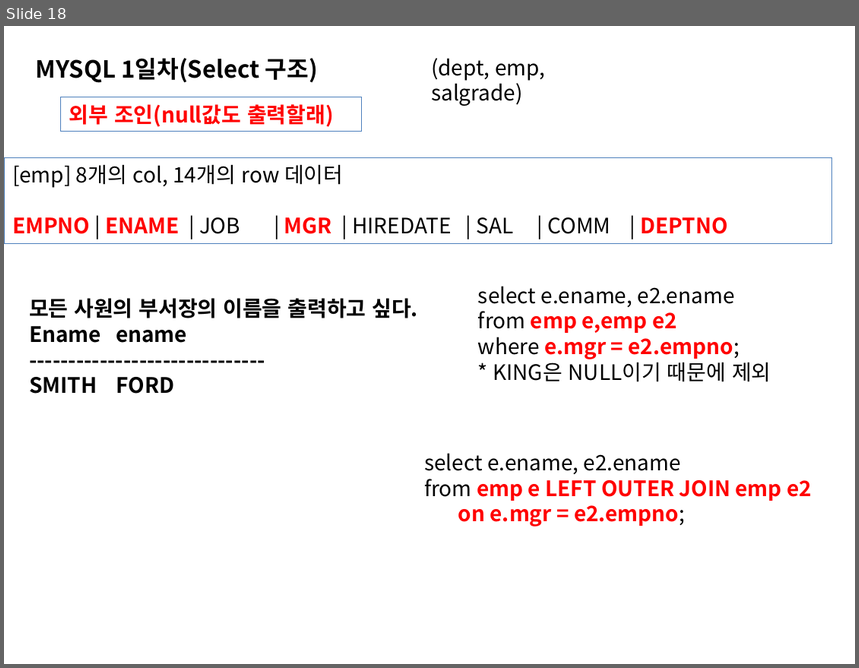
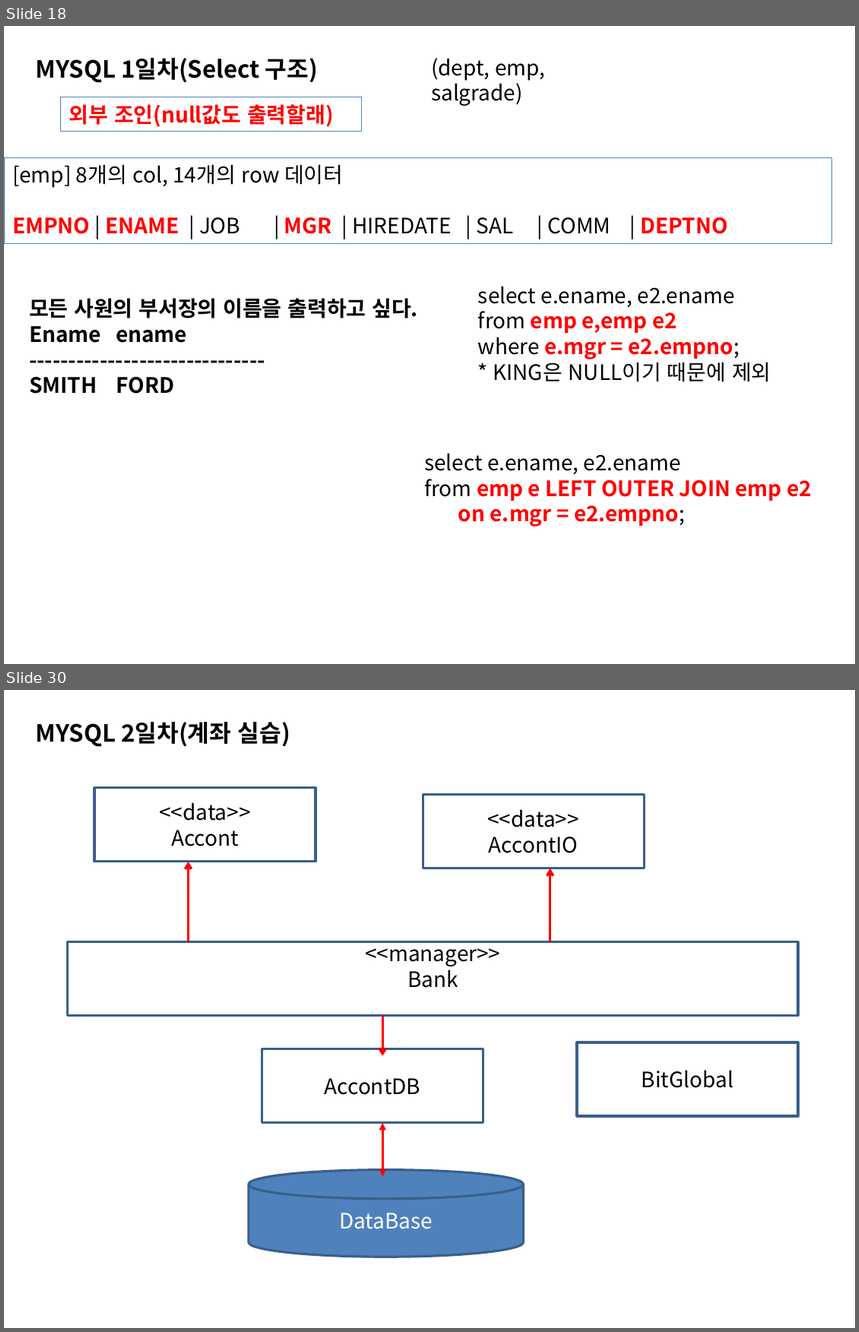
Before and after one commit to sing2song/TILDataBase, a slide deck: MYSQL.pptx. Shown one above the other, each under a label of ours: slide 18 before the commit, slides 18 and 30 after it; the slides between them are not shown. The pictures are 859x668 and 859x1332 pixels, drawn with LibreOffice and Linux fonts; fonts in the diff are those of the drawing. Boxes give left, top, right and bottom in pixels: in the first picture for what was removed or moved away, otherwise in the second. Text is boxed around its words. In the diff, an @@ line names an element or a change of style, - is before the commit and + after.

```diff
--- a/MYSQL.pptx
+++ b/MYSQL.pptx
@@ slide 30 added at [4, 690, 855, 1328], background #FFFFFF @@
@@ text added at [36, 722, 291, 747], 20 pt, text #000000, bold @@
+MYSQL 2일차(계좌 실습)
@@ rectangle added at [94, 788, 316, 862], fill #FFFFFF, outline #3A5F8C 2 pt, 18 pt, text #000000 @@
+<<data>>
+Accont
@@ rectangle added at [423, 795, 644, 869], fill #FFFFFF, outline #3A5F8C 2 pt, 18 pt, text #000000 @@
+<<data>>
+AccontIO
@@ arrow added from (189, 942) to (189, 862), #FF0000 2 pt @@
@@ arrow added from (550, 942) to (550, 869), #FF0000 2 pt @@
@@ rectangle added at [68, 942, 798, 1016], fill #FFFFFF, outline #3A5F8C 2 pt, 18 pt, text #000000 @@
+<<manager>>
+Bank
@@ arrow added from (382, 1016) to (382, 1056), #FF0000 2 pt @@
@@ rectangle added at [262, 1049, 484, 1123], fill #FFFFFF, outline #3A5F8C 2 pt, 18 pt, text #000000 @@
+AccontDB
@@ rectangle added at [577, 1043, 798, 1116], fill #FFFFFF, outline #3A5F8C 2 pt, 18 pt, text #000000 @@
+BitGlobal
@@ double arrow added from (382, 1123) to (382, 1177), #FF0000 2 pt @@
@@ cylinder added at [248, 1170, 523, 1257], fill #4F81BD, outline #3A5F8C 2 pt, 18 pt, text #FFFFFF @@
+DataBase
```
Also in this commit, not shown: 1 slide changed, 14 other slides added, 13 other files.
